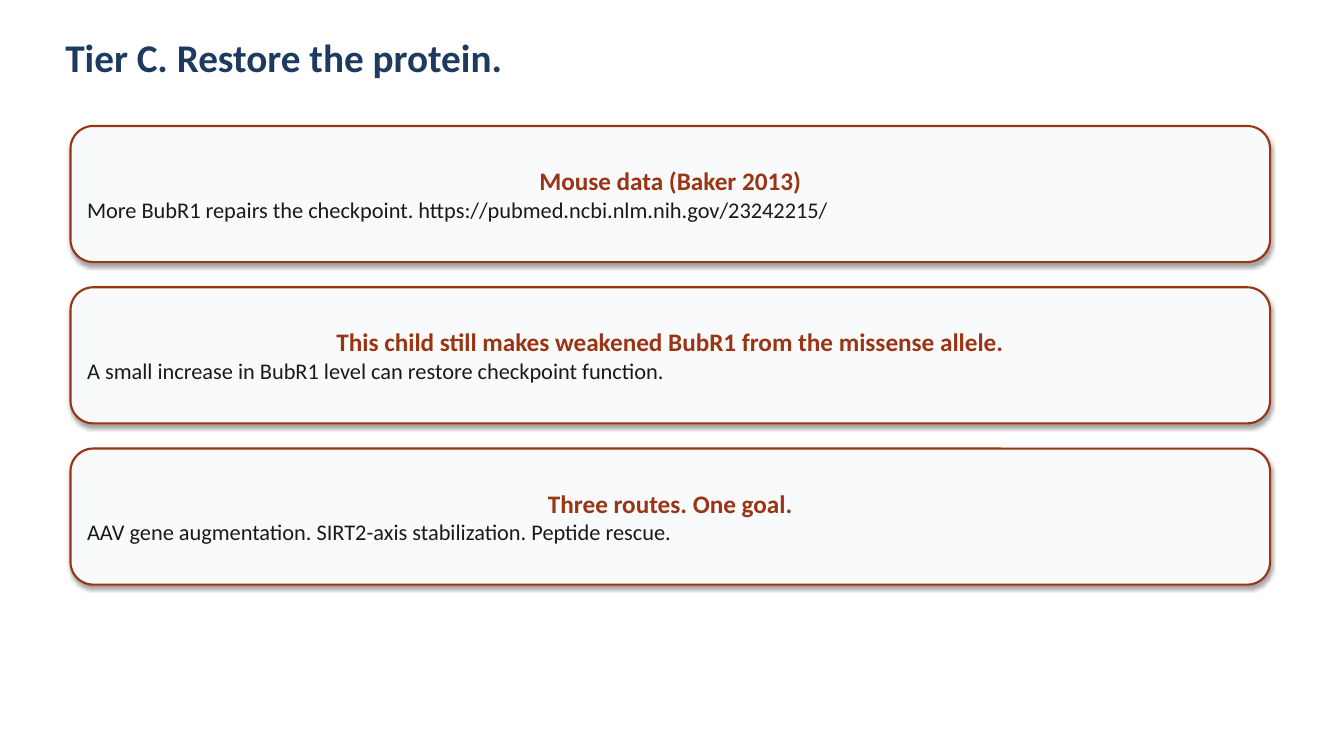
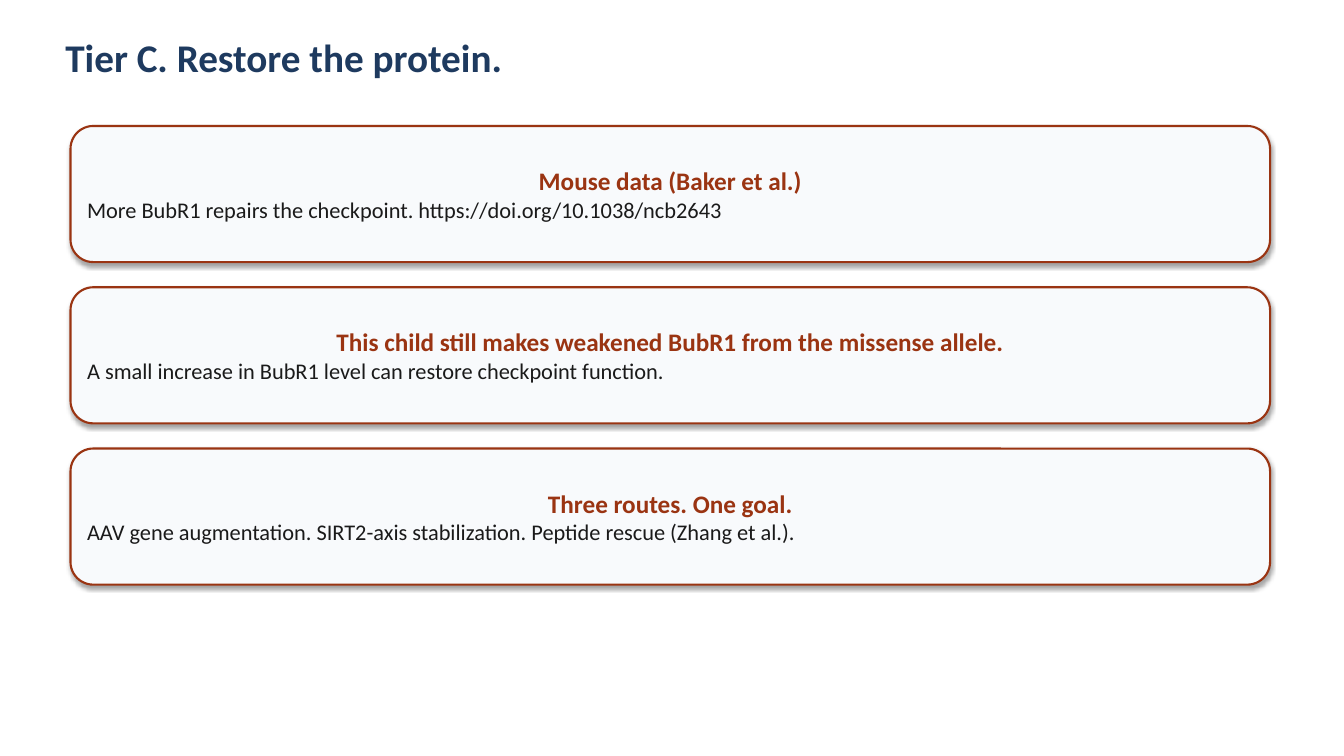
Before and after one commit to bigbag/mva-hackathon-2026, a slide deck: slide 7 of track2/slides/pitch_deck.pptx. Drawn at 1344x756 pixels with LibreOffice and Linux fonts; fonts in the diff are those of the drawing. Boxes give left, top, right and bottom in pixels: in the first picture for what was removed or moved away, otherwise in the second. Text is boxed around its words. In the diff, an @@ line names an element or a change of style, - is before the commit and + after.

Commit message:
Normalize citations to MLA 9
In-text uses author, not author-year. Works Cited lists only works
named in that document, with NCBI-checked vol/no/pages and a single DOI.

```diff
--- a/track2/slides/pitch_deck.pptx
+++ b/track2/slides/pitch_deck.pptx
@@ text in rounded rectangle at <box>87,171,801,222</box>: text changed @@
-Mouse data (Baker 2013)
-More BubR1 repairs the checkpoint. https://pubmed.ncbi.nlm.nih.gov/23242215/
+Mouse data (Baker et al.)
+More BubR1 repairs the checkpoint. https://doi.org/10.1038/ncb2643
@@ text in rounded rectangle at <box>87,524,795,544</box>: text changed @@
-AAV gene augmentation. SIRT2-axis stabilization. Peptide rescue.
+AAV gene augmentation. SIRT2-axis stabilization. Peptide rescue (Zhang et al.).
```
Also in this commit, not shown: 4 other slides changed, 8 other files.
